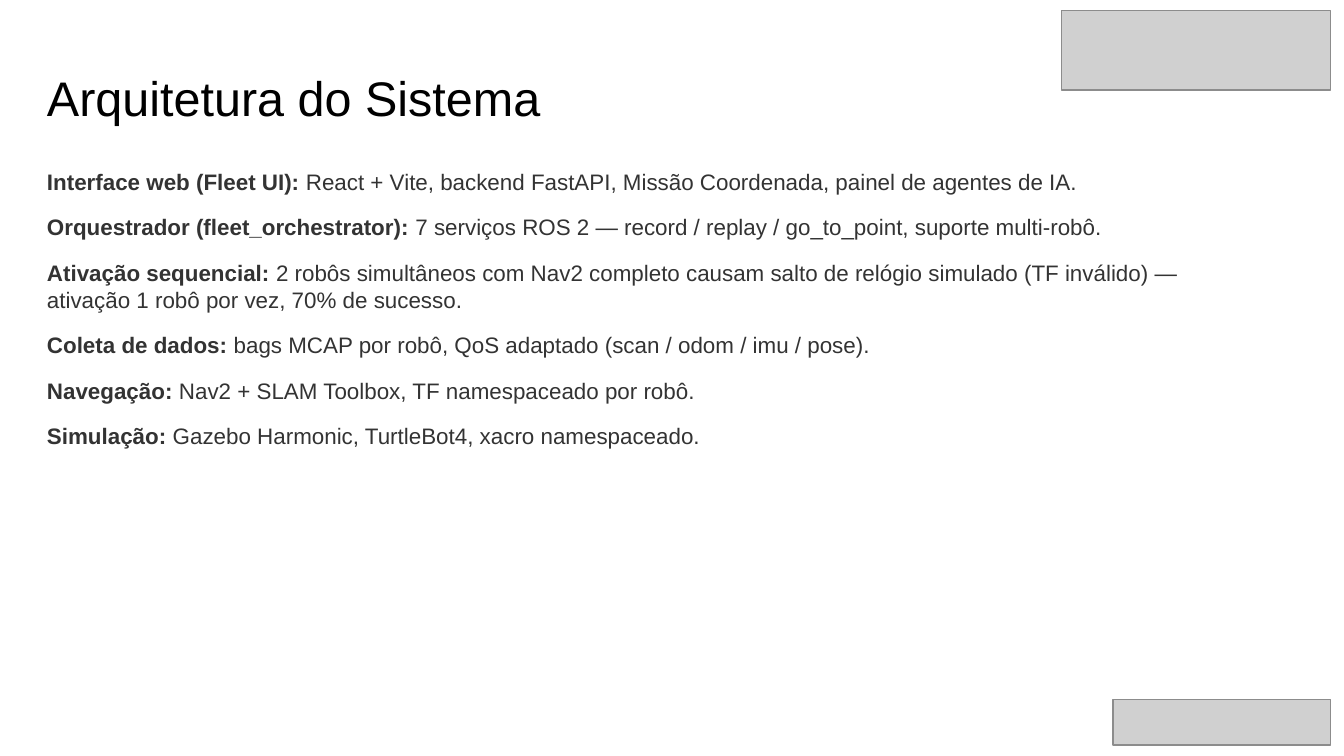
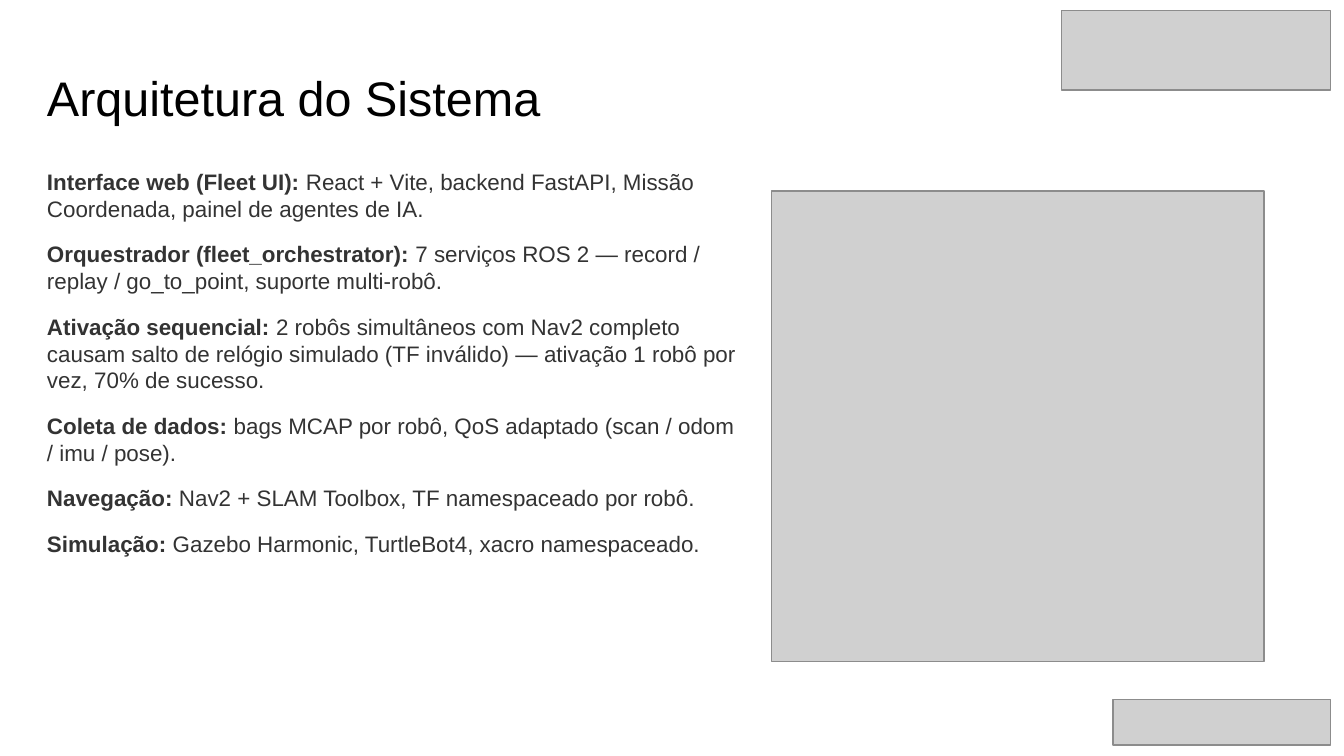
Before and after one commit to eduardowanderleyde/fleet-ui, a slide deck: slide 5 of disserta-apresenta/apresentacao_defesa.pptx. Drawn at 1344x756 pixels with LibreOffice and Linux fonts; fonts in the diff are those of the drawing; grey boxes stand for pictures. Boxes give left, top, right and bottom in pixels: in the first picture for what was removed or moved away, otherwise in the second. Text is boxed around its words. In the diff, an @@ line names an element or a change of style, - is before the commit and + after.

```diff
--- a/disserta-apresenta/apresentacao_defesa.pptx
+++ b/disserta-apresenta/apresentacao_defesa.pptx
@@ text "Interface web (Fleet UI): React ..." rewrapped from bbox=[47, 173, 1148, 449] to bbox=[47, 173, 735, 557] @@
@@ picture added at bbox=[771, 191, 1263, 661] @@
```
Also in this commit, not shown: 1 other file.
